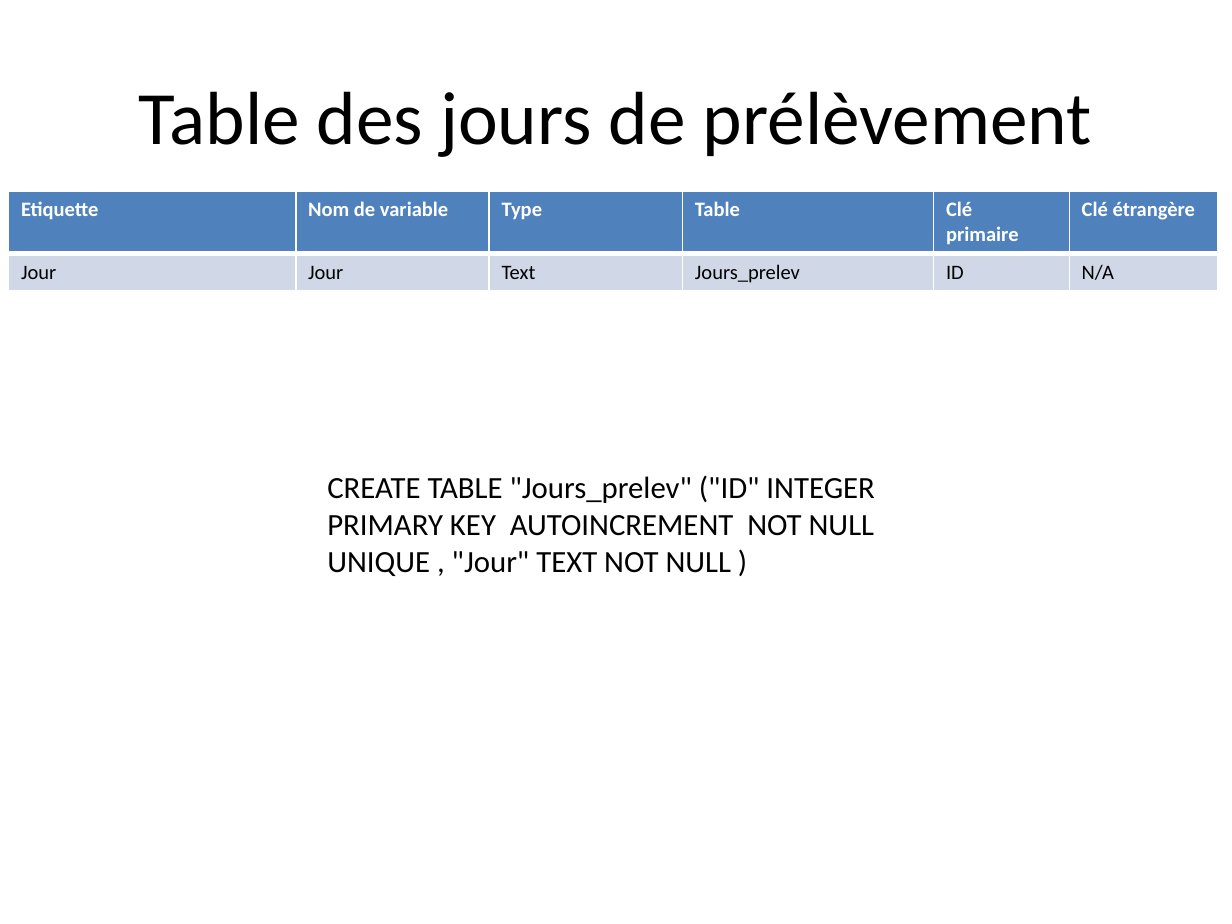
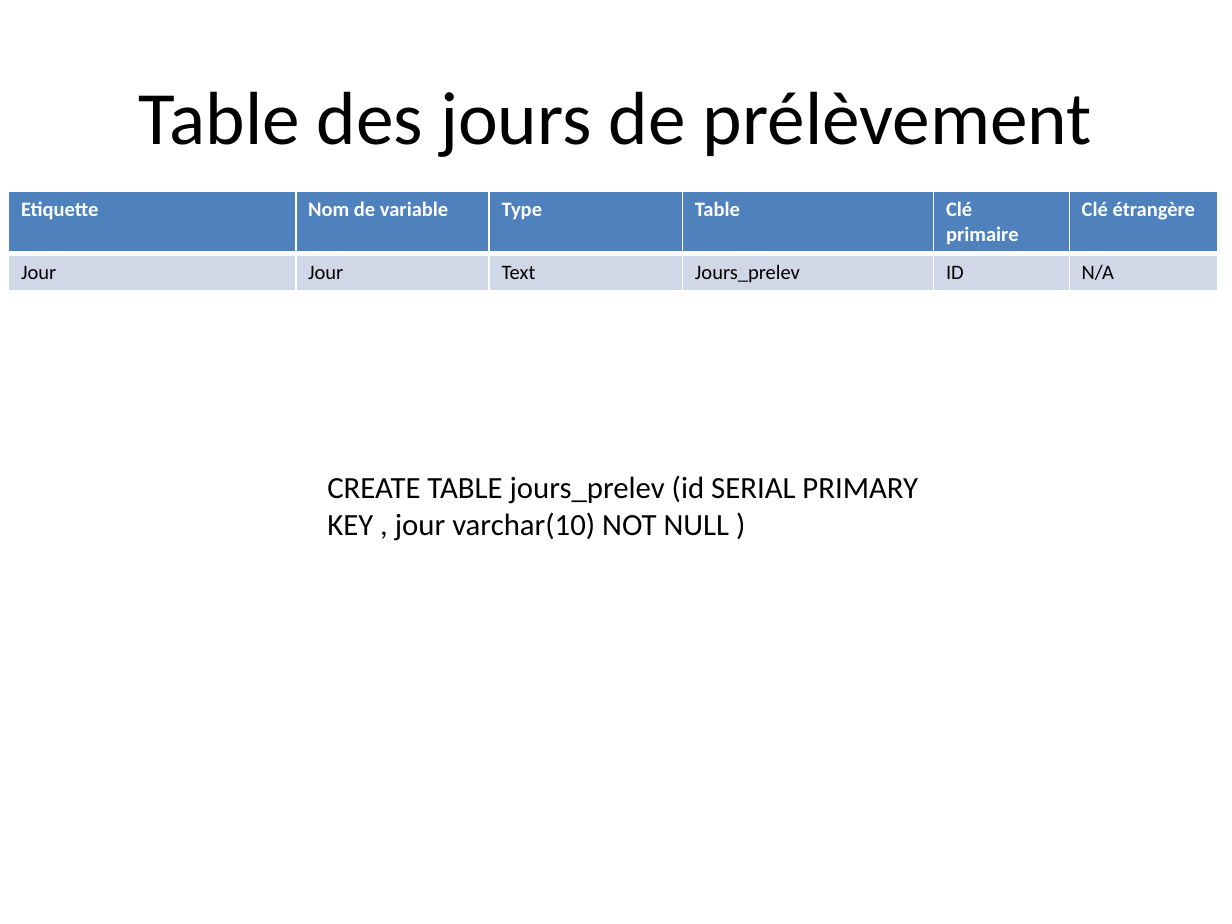
Before and after one commit to liavtavo/controle_microbio, a slide deck: slide 9 of php.pptx (slide 10 before the commit). Drawn at 1232x924 pixels with LibreOffice and Linux fonts; fonts in the diff are those of the drawing. Boxes give left, top, right and bottom in pixels: in the first picture for what was removed or moved away, otherwise in the second. Text is boxed around its words. In the diff, an @@ line names an element or a change of style, - is before the commit and + after.

```diff
--- a/php.pptx
+++ b/php.pptx
@@ text at (x1=327, y1=475, x2=918, y2=541): text changed @@
-CREATE TABLE "Jours_prelev" ("ID" INTEGER PRIMARY KEY AUTOINCREMENT NOT NULL UNIQUE , "Jour" TEXT NOT NULL )
+CREATE TABLE jours_prelev (id SERIAL PRIMARY KEY , jour varchar(10) NOT NULL )
```
Also in this commit, not shown: 12 other slides changed, 1 slide added, 1 slide removed.
